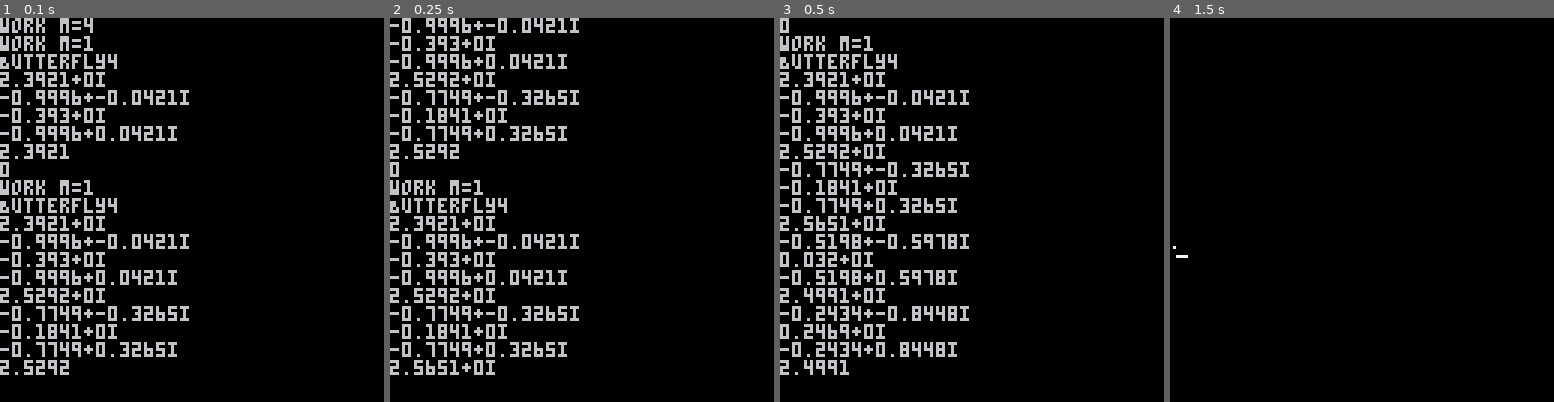
Above: before the commit, frames 1-4 (left to right).
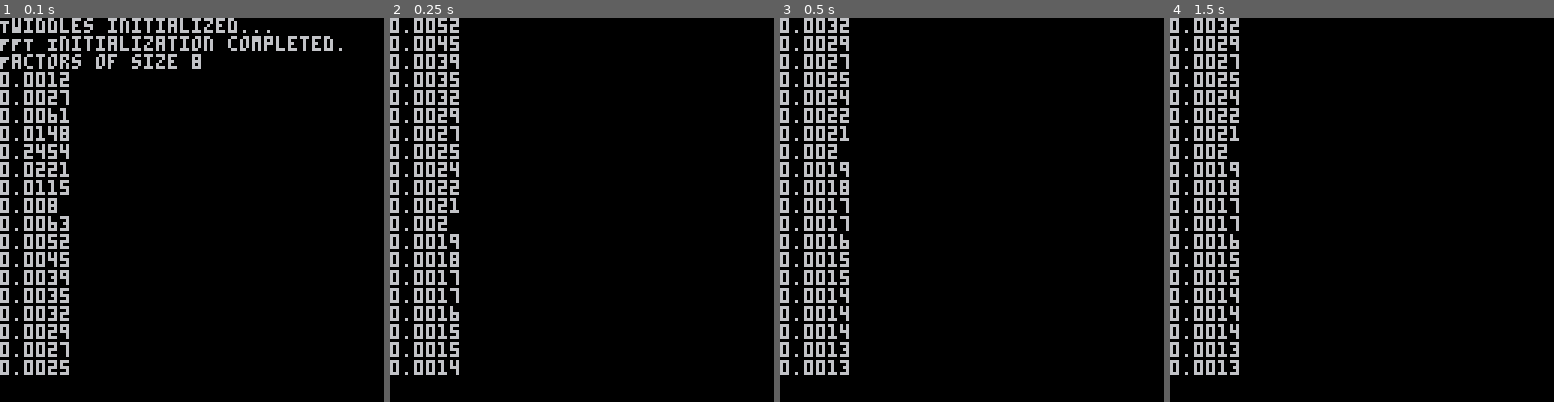
Above: after the commit, the same moments.

Repository: danslocombe/pico8-synth
Game: PICO-8 cartridge fft.p8
The game is run twice, just before and just after one commit, with the same random seed, the same clock (stepped at 60 frames per second) and the same inputs.
Inputs:
- Up to frame 1 (0.1 s): no input
- Up to frame 2 (0.25 s): no input
- Up to frame 3 (0.5 s): no input
- Up to frame 4 (1.5 s): no input

The runs differ from the first frame. In frame 1, 11% of the frame differs, in the area x 0-90%, y 0-93%; in frame 2, 10%; in frame 3, 10%; in frame 4, 6.8%.

Commit message:
Woo working more

Diff:
--- a/fft.p8
+++ b/fft.p8
@@ -498,7 +498,7 @@
 	--for i = 0,num_points-1 do
 		--local phase = -2*pi * i / num_points
 	for i = 0,num_dan - 1 do
-		local phase = -1 * i / num_dan
+		local phase = 1 * i / num_dan
 		if inverse then phase = phase * -1 end
       local twiddle_real = cos(phase)
       local twiddle_imaginary = sin(phase)
@@ -510,10 +510,10 @@
       --msg(twiddle_imaginary)
 		twiddles[1+i] = {real = twiddle_real, imag = twiddle_imaginary}
 	end
-   --print("twiddles")
-   --for i,c in pairs(twiddles) do
-   --   print(c.real .. "+" .. c.imag .. "i")
-   --end
+   printh("twiddles")
+   for i,c in pairs(twiddles) do
+      printh(c.real .. "+" .. c.imag .. "i")
+   end
    --while true do end
 	msg("Twiddles initialized...")
 	local factors = calculate_factors(num_dan)
@@ -557,7 +557,7 @@
 	local last = out_index + p*m
 	local beg = out_index
 
-   print("work m=" .. m)
+   --print("work m=" .. m)
 
 	if m == 1 then
 		repeat
@@ -574,8 +574,8 @@
 		repeat
 			--msg("Out_index", out_index,"f", f)
 			work(input, output,out_index,  f, factors, factors_index, twiddles, fstride*p, in_stride, inverse)
-         print(output[out_index].real)
-         print(output[out_index].imag)
+         --print(output[out_index].real)
+         --print(output[out_index].imag)
 			f = f + fstride*in_stride
 			out_index = out_index + m
 		until out_index == last
@@ -664,6 +664,7 @@
       input[i2] = complex_sub(input[i1], t)
       input[i1] = complex_add(input[i1], t)
 
+      printh("---------")
       printh("Butterfly2")
       printh("Fout2 " .. input[i2].real .. "+" .. input[i2].imag .. "i")
       printh("Fout1 " .. input[i1].real .. "+" .. input[i1].imag .. "i")
@@ -712,6 +713,11 @@
    --while true do end
 
 	repeat
+      printh("Butterfly4_pre")
+      printh("Fout " .. input[i].real .. "+" .. input[i].imag .. "i")
+      printh("Fout[m] " .. input[i+m].real .. "+" .. input[i+m].imag .. "i")
+      printh("Fout[m2] " .. input[i+m2].real .. "+" .. input[i+m2].imag .. "i")
+      printh("Fout[m3] " .. input[i+m3].real .. "+" .. input[i+m3].imag .. "i")
 		scratch[0] = complex_mult(input[i+m],twiddles[ti1])
 		scratch[1] = complex_mult(input[i+m2],twiddles[ti2])
 		scratch[2] = complex_mult(input[i+m3],twiddles[ti3])
@@ -723,6 +729,10 @@
 		scratch[4] = complex_sub(scratch[0],scratch[2])
 
 		input[i+m2] = complex_sub(input[i],scratch[3])
+      printh("twiddles[ti1] " .. twiddles[ti1].real .. "+" .. twiddles[ti1].imag .. "i")
+      printh("twiddles[ti2] " .. twiddles[ti2].real .. "+" .. twiddles[ti2].imag .. "i")
+      printh("twiddles[ti3] " .. twiddles[ti3].real .. "+" .. twiddles[ti3].imag .. "i")
+
 		ti1 = ti1 + fstride
 		ti2 = ti2 + fstride*2
 		ti3 = ti3 + fstride*3
@@ -734,14 +744,26 @@
       input[i+m3].real = (scratch[5].real - scratch[4].imag)
       input[i+m3].imag = (scratch[5].imag + scratch[4].real)
 
+      for i,c in pairs(scratch) do
+         printh("scratch " .. i .. " - " .. c.real .. "+" .. c.imag .. "i")
+      end
+
+      printh("---------")
+      printh("--Butterfly4")
+      printh("---------")
+      printh("Fout " .. input[i].real .. "+" .. input[i].imag .. "i")
+      printh("Fout[m] " .. input[i+m].real .. "+" .. input[i+m].imag .. "i")
+      printh("Fout[m2] " .. input[i+m2].real .. "+" .. input[i+m2].imag .. "i")
+      printh("Fout[m3] " .. input[i+m3].real .. "+" .. input[i+m3].imag .. "i")
+
 		i = i + 1
 		k = k - 1
 	until k == 0
 
-   print("Butterfly4")
-   for i,c in pairs(input) do
-      print(c.real .. "+" .. c.imag .. "i")
-   end
+   --print("Butterfly4")
+   --for i,c in pairs(input) do
+      --print(c.real .. "+" .. c.imag .. "i")
+   --end
 end
 function butterfly4(input,out_index, fstride, twiddles, m, inverse)
 	local ti1, ti2, ti3 = 1,1,1
@@ -1048,7 +1070,7 @@
     --    --print(c)
     --end
 
-    size = 32
+    size = 256
 
     for i=1,size do
          local to_add = {}
@@ -1059,14 +1081,15 @@
 
     local result = luafft.fft(test_data, false)
 
-    cls(0)
+    --cls(0)
     for i=1,(#result/4)+1 do
+    --for i=1,(#result/4)+1 do
       local c = result[i]
         --pset(i / 30, 120 - 0.125 * c:abs(), 7)
         local val = complex_abs(c) / (#test_data)
         --print(c)
-        --print(val)
-        pset(i, 80 - 10 * val, 7)
+        print(val)
+        --pset(i, 80 - 10 * val, 7)
         --print(c.abs)
         --print(c)
     end
